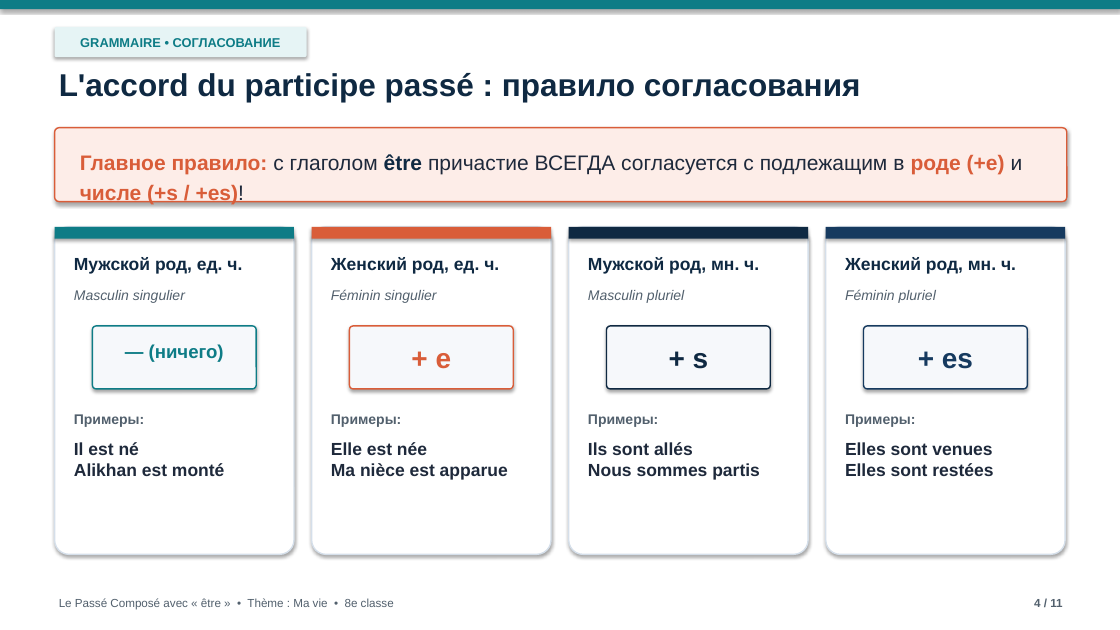
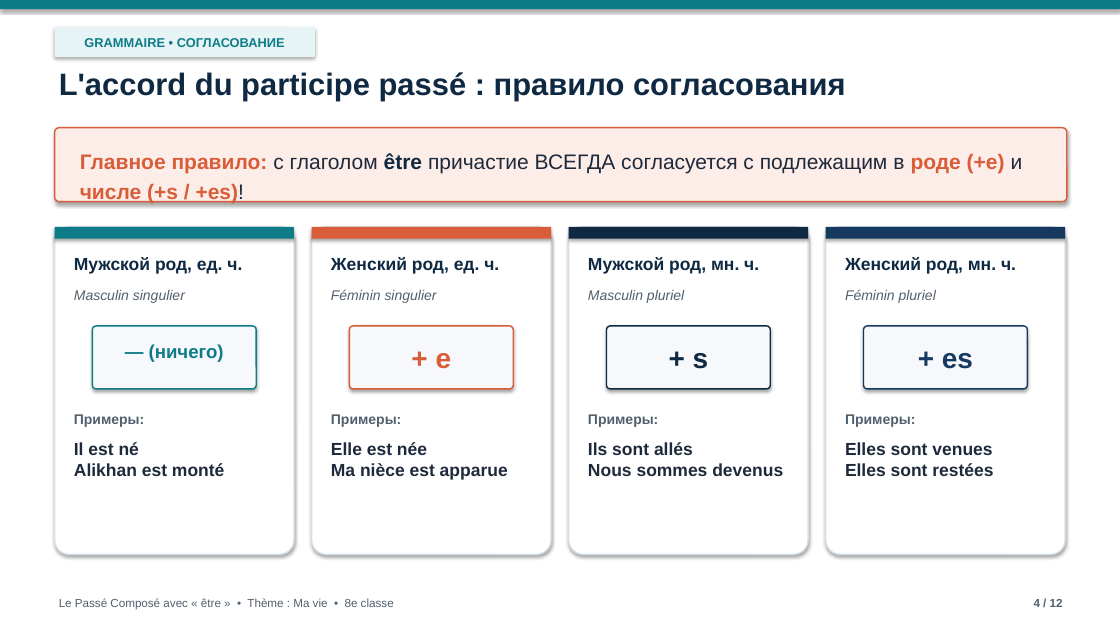
Before and after one commit to graz1p777dev/ma-vie-presentation, a slide deck: slide 4 of Ma_vie_Passe_Compose.pptx. Drawn at 1120x630 pixels with LibreOffice and Linux fonts; fonts in the diff are those of the drawing; background and template pictures are left out. Boxes give left, top, right and bottom in pixels: in the first picture for what was removed or moved away, otherwise in the second. Text is boxed around its words. In the diff, an @@ line names an element or a change of style, - is before the commit and + after.

```diff
--- a/Ma_vie_Passe_Compose.pptx
+++ b/Ma_vie_Passe_Compose.pptx
@@ rounded rectangle "GRAMMAIRE • СОГЛАСОВАНИЕ": place and size @@
-rounded rectangle "GRAMMAIRE • СОГЛАСОВАНИЕ" at [55,27,307,57]
+rounded rectangle "GRAMMAIRE • СОГЛАСОВАНИЕ" at [55,27,315,57]
@@ text "L'accord du participe passé : ..." at [59,72,846,102]: size 27 to 26.5 pt @@
@@ text "Главное правило: с глаголом être ..." at [80,153,1023,204]: line spacing 1.22 to 1.2 @@
@@ text at [588,442,783,476]: text changed @@
-Ils sont allés
-Nous sommes partis
+Ils sont allés
+Nous sommes devenus
@@ text at [1034,599,1063,607]: text changed @@
-4 / 11
+4 / 12
```
Also in this commit, not shown: 8 other slides changed, 3 slides added, 2 slides removed, 1 other file.
